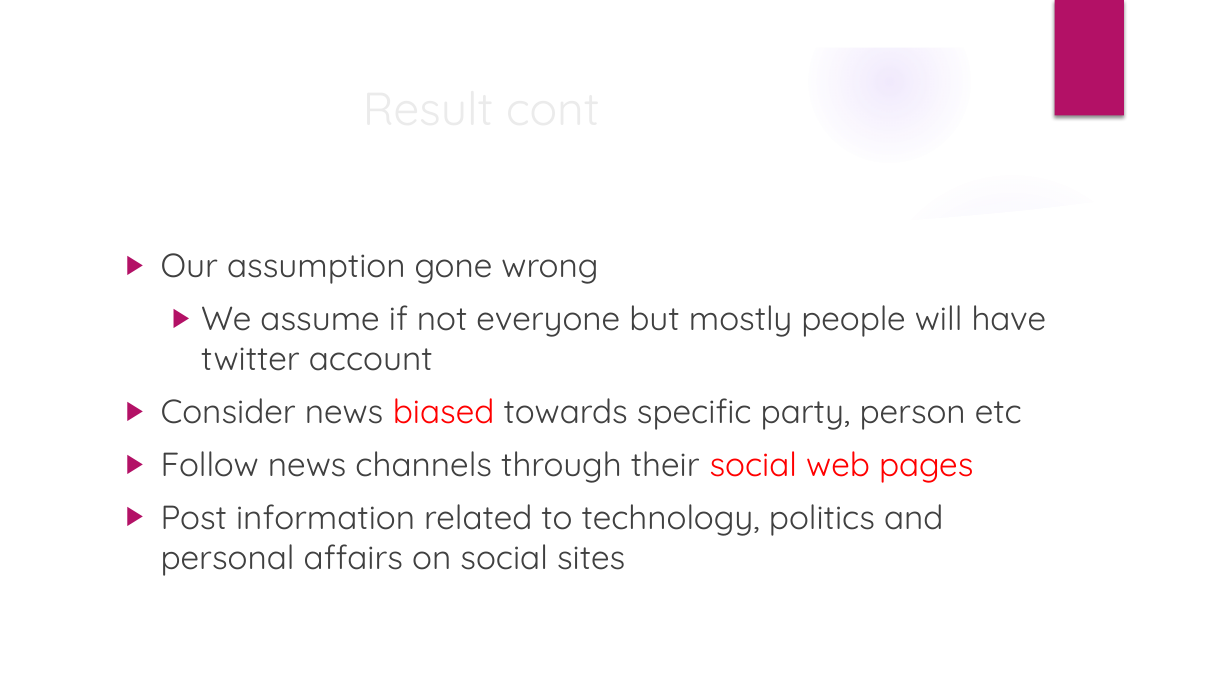
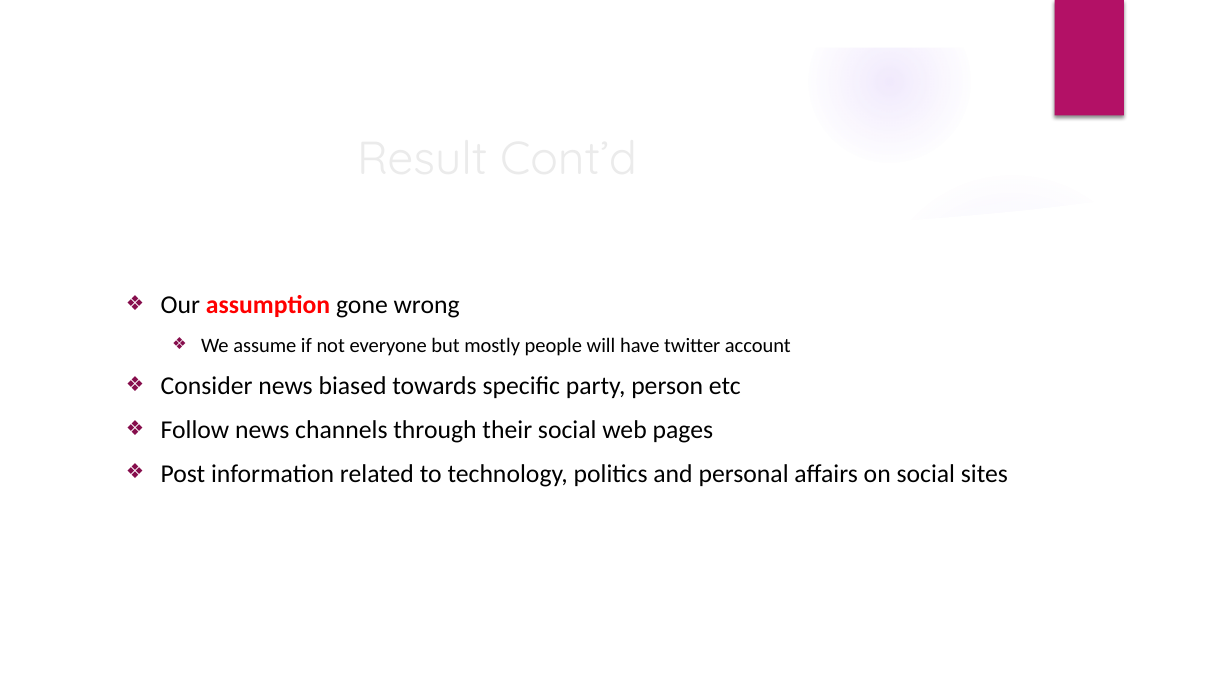
Before and after one commit to Zeeshanily/Citizen-Journalism, a slide deck: slide 9 of pj-task 1/Presentation.pptx (slide 8 before the commit). Drawn at 1232x693 pixels with LibreOffice and Linux fonts; fonts in the diff are those of the drawing; background and template pictures are left out. Boxes give left, top, right and bottom in pixels: in the first picture for what was removed or moved away, otherwise in the second. Text is boxed around its words. In the diff, an @@ line names an element or a change of style, - is before the commit and + after.

```diff
--- a/pj-task 1/Presentation.pptx
+++ b/pj-task 1/Presentation.pptx
@@ title at (337, 92, 671, 164): text changed @@
-Result cont
+Result Cont’d
@@ text "Our assumption gone wrong" at (161, 295, 1008, 487): size 26 to 20 pt in "Our assumption gone wrong", "Consider news biased towards specific party, person ...", "Follow news channels through their social web ...", "Post information related to technology, politics and ..."; font Quicksand to Calibri; text colour #404040 to #000000 in "Our gone wrong", "We assume if not everyone but mostly ...", "Consider news towards specific party, person etc", "Follow news channels through their" and 1 more places; text colour #404040 to #FF0000, bold on in "assumption"; size 26 to 16 pt in "We assume if not everyone but mostly ..."; text colour #FF0000 to #000000 in "biased", "social web pages"; bullet ▶ to ❖; bullet colour #B31166 to #860D4C @@
```
Also in this commit, not shown: 8 other slides changed, 2 slides added.
